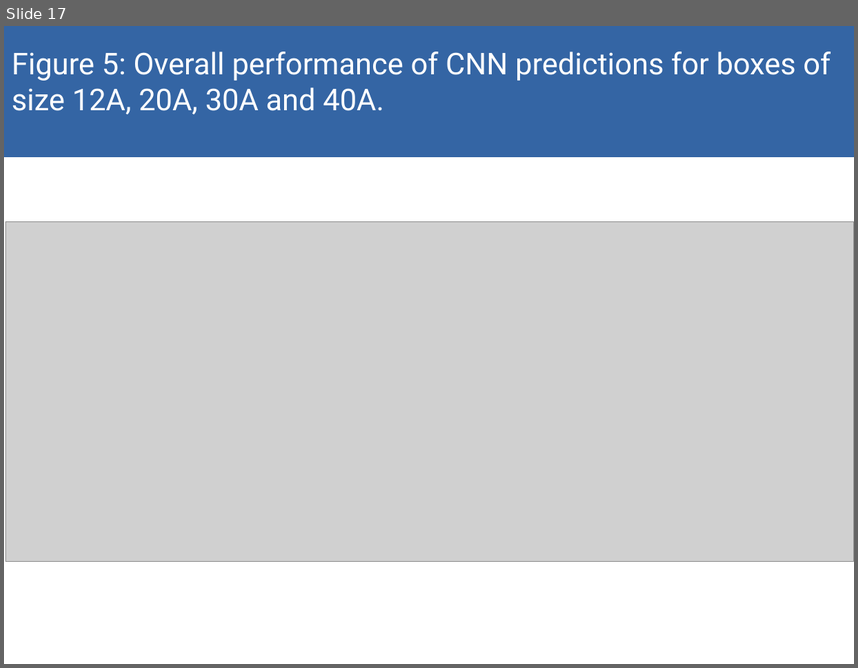
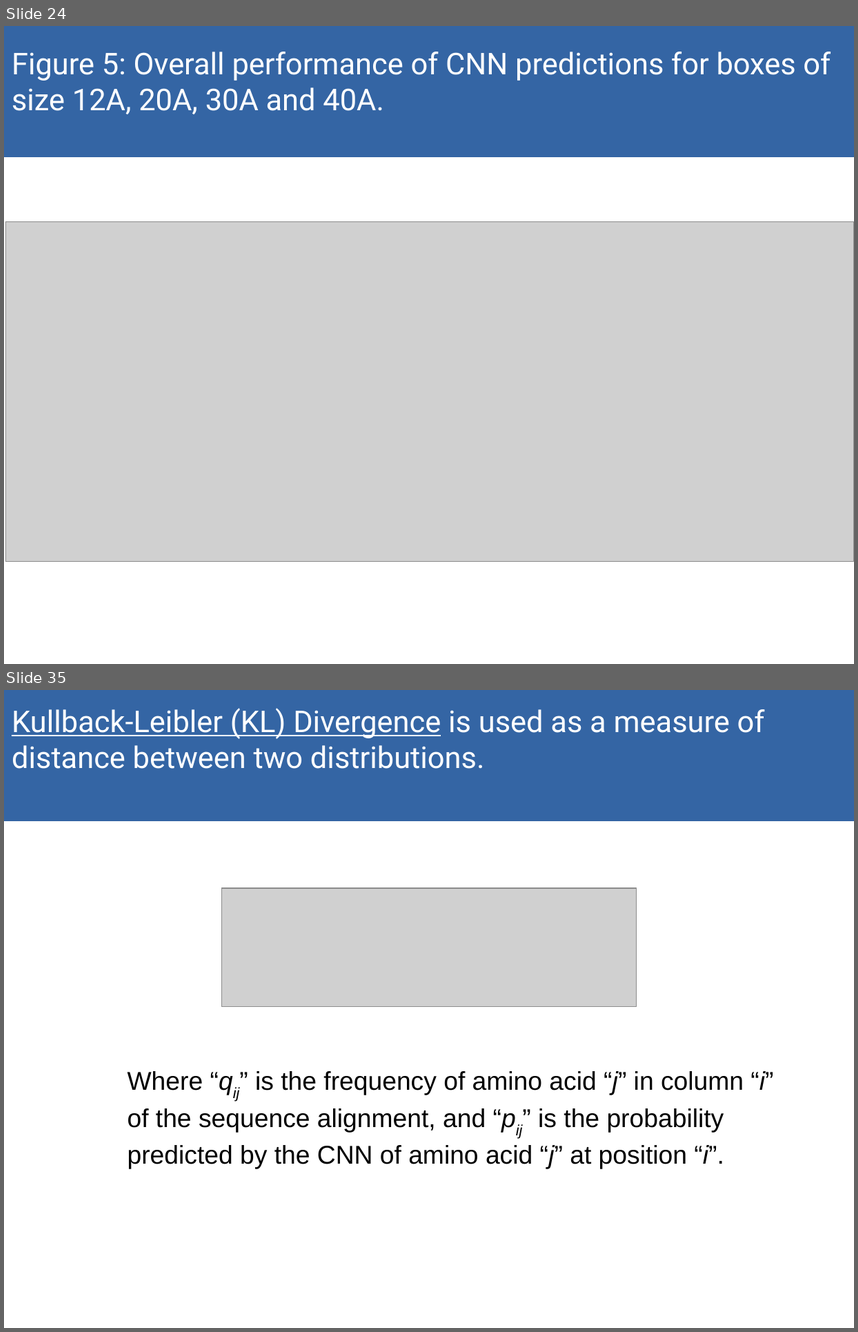
Before and after one commit to akulikova64/CNN_protein_landscape, a slide deck: present_7_2_21.odp. Shown one above the other, each under a label of ours: slide 17 before the commit, slides 24 and 35 after it; the slides between them are not shown. The pictures are 858x668 and 858x1332 pixels, drawn with LibreOffice and Linux fonts; fonts in the diff are those of the drawing; grey boxes stand for pictures. Boxes give left, top, right and bottom in pixels: in the first picture for what was removed or moved away, otherwise in the second. Text is boxed around its words. In the diff, an @@ line names an element or a change of style, - is before the commit and + after.

```diff
--- a/present_7_2_21.odp
+++ b/present_7_2_21.odp
@@ slide 35 added at [4, 690, 854, 1328], background #FFFFFF @@
@@ rectangle added at [4, 690, 854, 821], fill #3465A4, outline #3465A4 0 pt @@
@@ text added at [12, 708, 765, 769], 28 pt, text #FFFFFF @@
+Kullback-Leibler (KL) Divergence is used as a measure of distance between two distributions.
@@ picture added at [221, 888, 637, 1006] @@
@@ text added at [128, 1071, 773, 1169], 24 pt, text #000000 @@
+Where “qij” is the frequency of amino acid “j” in column “i” of the sequence alignment, and “pij” is the probability predicted by the CNN of amino acid “j” at position “i”.
@@ what was slide 17 is now slide 24 @@
```
Also in this commit, not shown: 14 slides changed, 26 other slides added, 16 slides removed, 10 other files.
